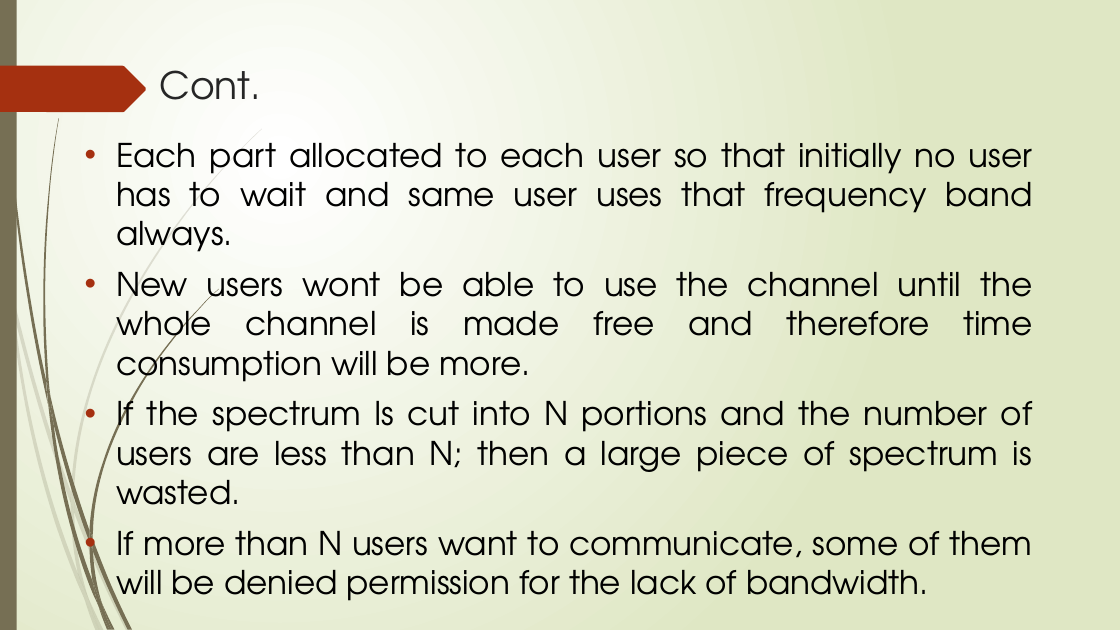
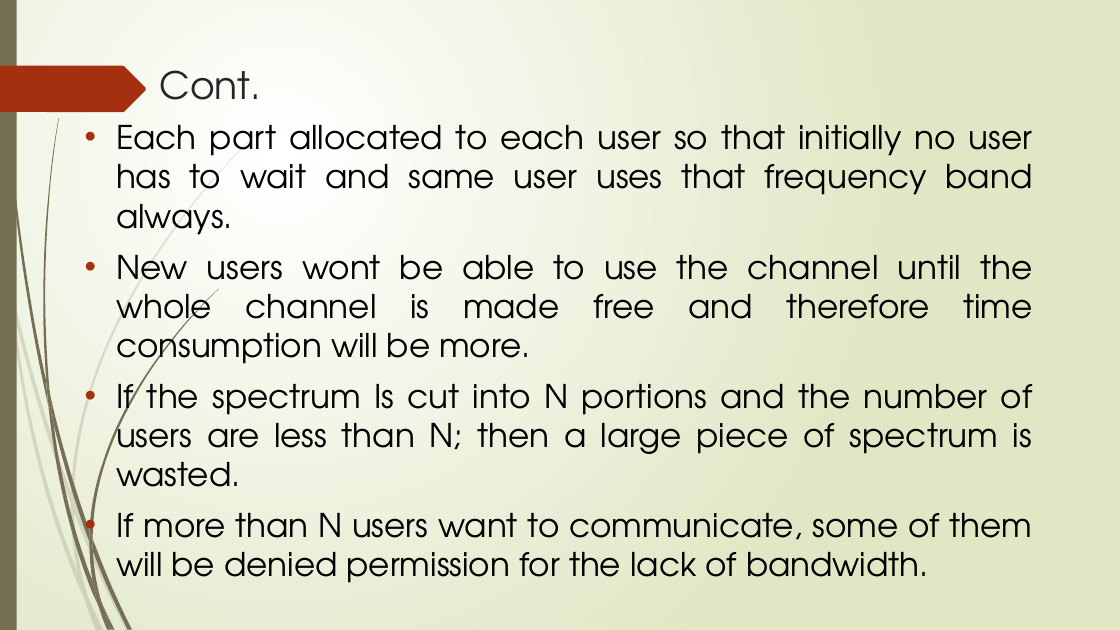
Before and after one commit to debopriyodjghosh/Channel-allocation-web-app, a slide deck: slide 6 of Docs/ppt.pptx. Drawn at 1120x630 pixels with LibreOffice and Linux fonts; fonts in the diff are those of the drawing. Boxes give left, top, right and bottom in pixels: in the first picture for what was removed or moved away, otherwise in the second. Text is boxed around its words. In the diff, an @@ line names an element or a change of style, - is before the commit and + after.

```diff
--- a/Docs/ppt.pptx
+++ b/Docs/ppt.pptx
@@ text "Each part allocated to each ..." rewrapped from bbox=[116, 142, 1033, 610] to bbox=[116, 124, 1033, 583] @@
```
Also in this commit, not shown: 6 other slides changed, 7 slides added, 2 other files.
